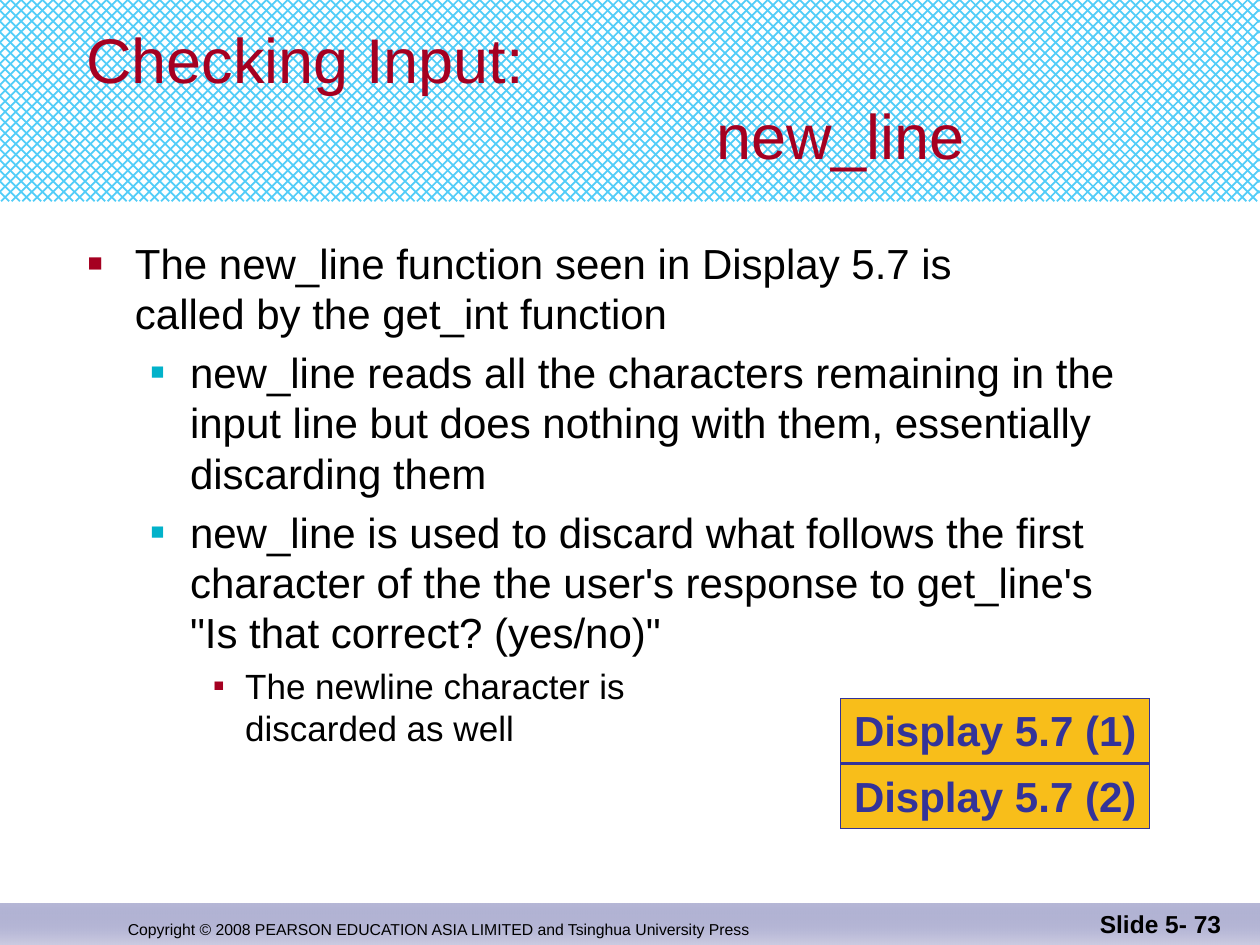
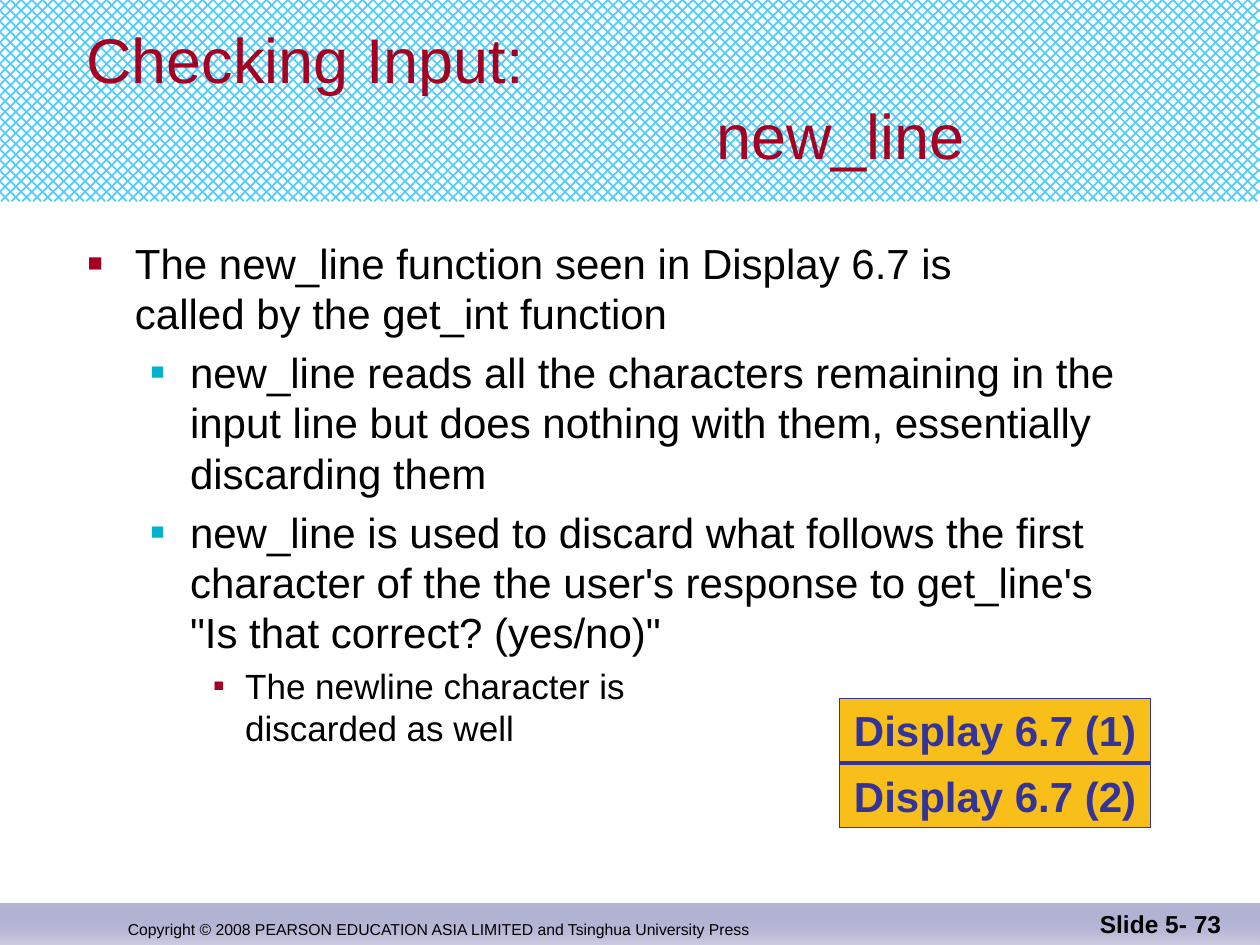
Before and after one commit to djuanbei/CPLUSPLUS, a slide deck: slide 73 of ppt/Chapter 6.pptx. Drawn at 1260x945 pixels with LibreOffice and Linux fonts; fonts in the diff are those of the drawing. Boxes give left, top, right and bottom in pixels: in the first picture for what was removed or moved away, otherwise in the second. Text is boxed around its words. In the diff, an @@ line names an element or a change of style, - is before the commit and + after.

```diff
--- a/ppt/Chapter 6.pptx
+++ b/ppt/Chapter 6.pptx
@@ text at (135, 248, 951, 338): text changed @@
-■ The new_line function seen in Display 5.7 is
-  called by the get_int function
+■ The new_line function seen in Display 6.7 is
+  called by the get_int function
@@ text in rectangle at (854, 715, 1136, 755): text changed @@
-Display 5.7 (1)
+Display 6.7 (1)
@@ text in rectangle at (854, 781, 1136, 820): text changed @@
-Display 5.7 (2)
+Display 6.7 (2)
```
Also in this commit, not shown: 5 other slides changed, 7 other files.
